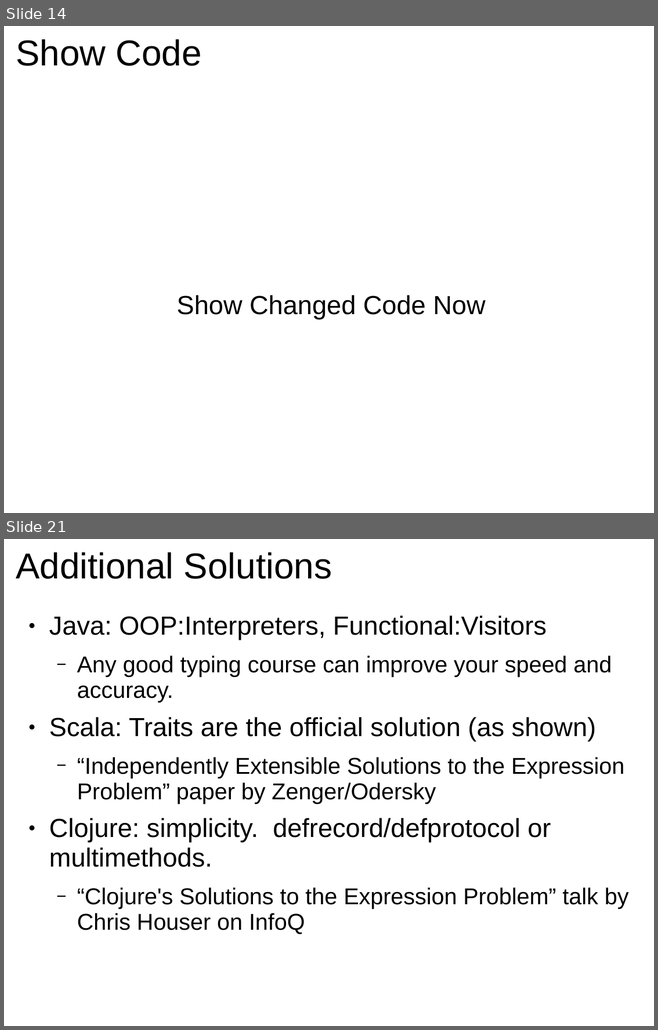
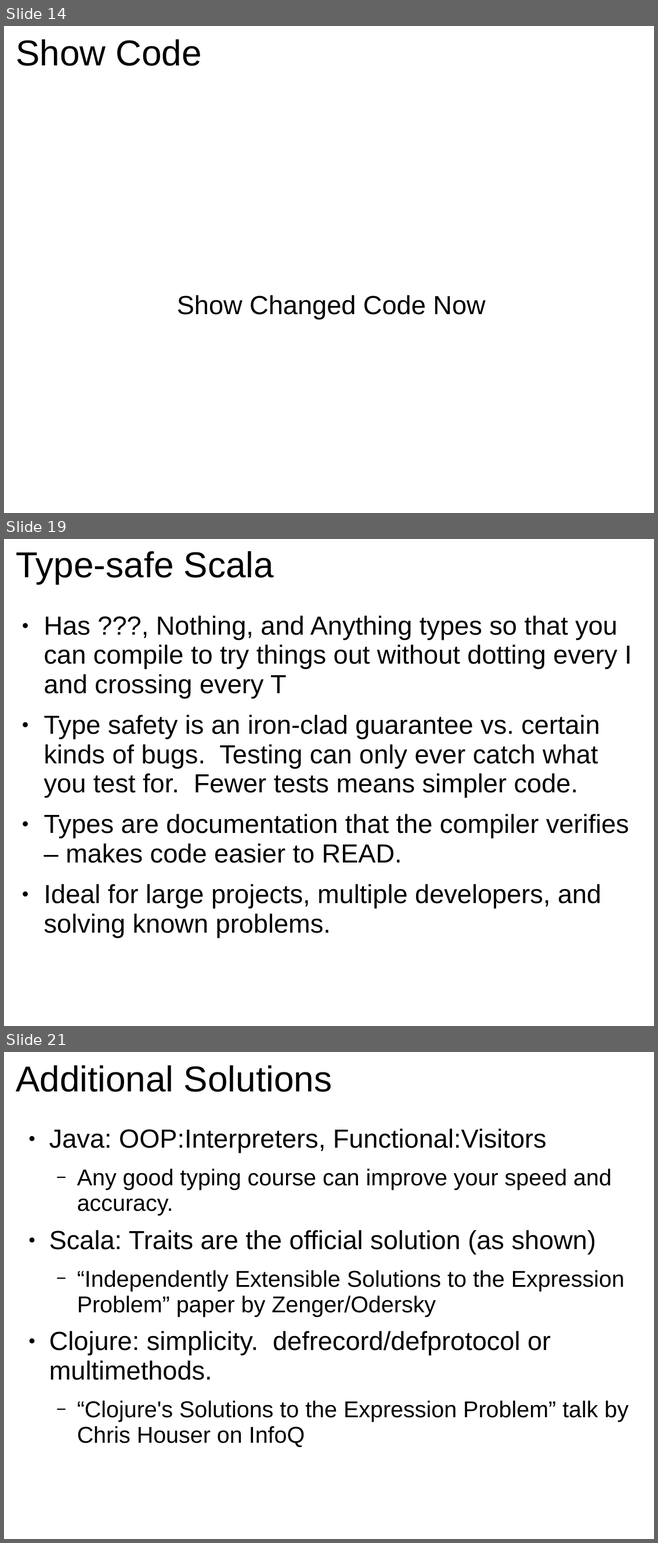
Before and after one commit to GlenKPeterson/refactJavaScalaCloj, a slide deck: refactJavaScalaCloj.ppt. Shown one above the other, each under a label of ours: slides 14 and 21 before the commit, slides 14, 19 and 21 after it; the slides between them are not shown. The pictures are 658x1030 and 658x1543 pixels, drawn with LibreOffice and Linux fonts; fonts in the diff are those of the drawing. Boxes give left, top, right and bottom in pixels: in the first picture for what was removed or moved away, otherwise in the second. Text is boxed around its words. In the diff, an @@ line names an element or a change of style, - is before the commit and + after.

Commit message:
Fixed typo in Scala refactoring and updated presentation.

```diff
--- a/refactJavaScalaCloj.ppt
+++ b/refactJavaScalaCloj.ppt
@@ slide 19 added at [4,539,654,1026], background #FFFFFF @@
@@ title added at [16,551,274,584], 44 pt, text #000000 @@
+Type-safe Scala
@@ text added at [44,616,632,937], 32 pt, text #000000 @@
+● Has ???, Nothing, and Anything types so that you can compile to try things out without dotting every I and crossing every T
+● Type safety is an iron-clad guarantee vs. certain kinds of bugs. Testing can only ever catch what you test for. Fewer tests means simpler code.
+● Types are documentation that the compiler verifies – makes code easier to READ.
+● Ideal for large projects, multiple developers, and solving known problems.
```
Also in this commit, not shown: 6 slides changed, 1 slide removed, 1 other file.
